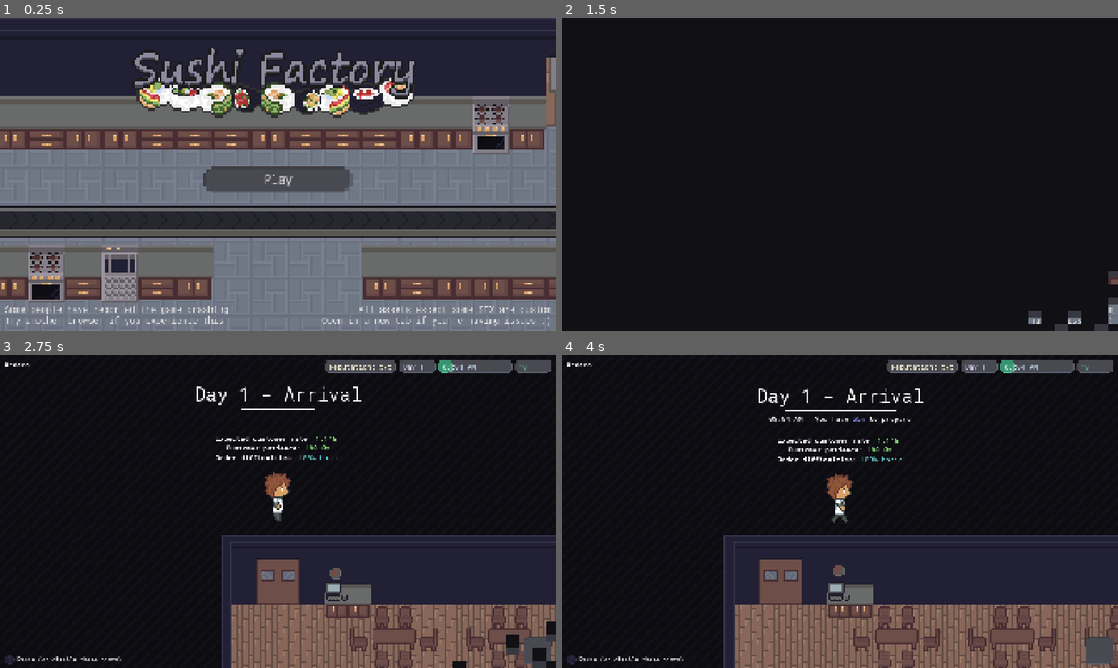
Above: before the commit, frames 1-4 (two rows, left to right).
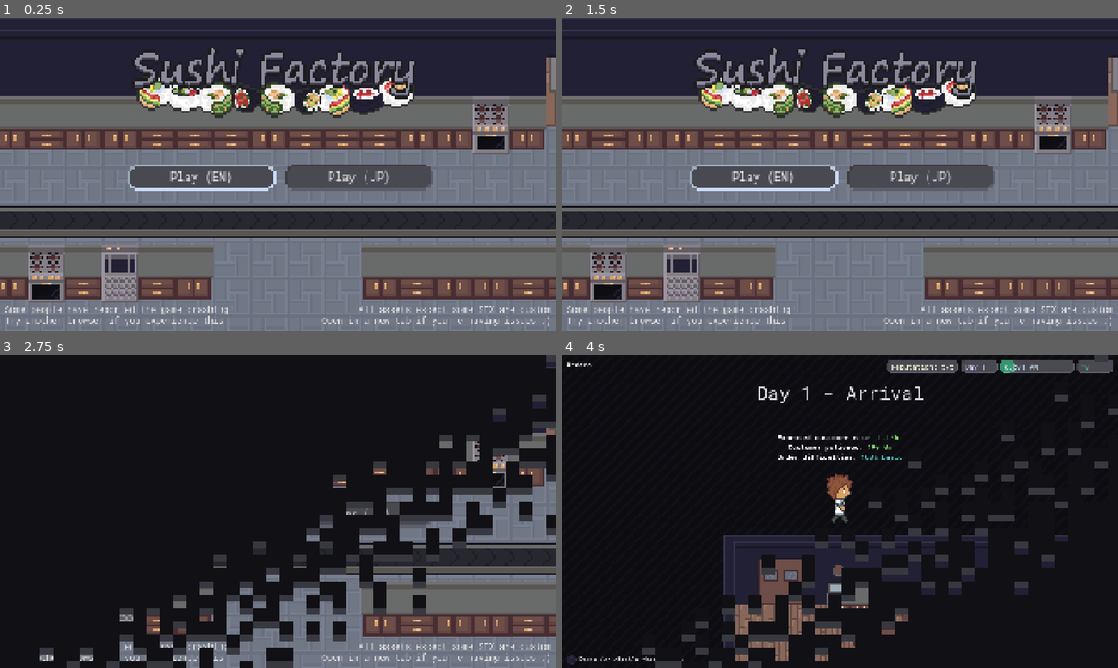
Above: after the commit, the same moments.

Repository: Glitch752/SushiFactory
Game: Godot game, scene res://Menu.tscn
The game is run twice, just before and just after one commit, with the same random seed, the same clock (stepped at 60 frames per second) and the same inputs.
Inputs (mouse positions are in pixels of both pictures, inside the frame that each line leads up to):
- Up to frame 1 (0.25 s): no input
- Up to frame 2 (1.5 s): click (840, 180) at 0.5 s, where only the run before the commit has a clickable "Play"; click (840, 180) at 1.25 s, where only the run before the commit has a clickable "Play"
- Up to frame 3 (2.75 s): click (200, 514) at 2 s, where only the run after the commit has a clickable "Play (EN)"
- Up to frame 4 (4 s): click (762, 514) at 2.75 s, where only the run after the commit has a clickable "Play (EN)"; tap Enter at 3.5 s; move the mouse to (962, 495) at 3.52 s; hold Right (ui_right) from 3.53 s (still down); hold E (interact) from 3.53 s (still down); click (962, 495) at 3.67 s

The runs differ from the first frame. In frame 1, 3.2% of the frame differs, in the area x 23-78%, y 46-56%; in frame 2, 94%, in the area x 0-100%, y 0-100%; in frame 3, 33%; in frame 4, 26%.

Commit message:
Begin implementing better translation mechanisms and UI

Diff:
--- a/Menu.tscn
+++ b/Menu.tscn
@@ -1,9 +1,8 @@
-[gd_scene load_steps=23 format=4 uid="uid://br5jostnw8e3n"]
+[gd_scene load_steps=24 format=4 uid="uid://br5jostnw8e3n"]
 
 [ext_resource type="TileSet" uid="uid://blglo3faygf1b" path="res://world/tiles.tres" id="1_5yleq"]
 [ext_resource type="TileSet" uid="uid://bofref8qw03nk" path="res://world/floor.tres" id="1_cx167"]
 [ext_resource type="Theme" uid="uid://ymm1n4k8ahab" path="res://ui/ui_theme.tres" id="1_dolsu"]
-[ext_resource type="Script" uid="uid://nli2t3pwuw5m" path="res://scripts/menu/play.gd" id="1_uubjt"]
 [ext_resource type="Script" uid="uid://dv3b1k34oph1e" path="res://scripts/menu/menu.gd" id="2_dlksc"]
 [ext_resource type="Script" uid="uid://bhg3uiavjqpp1" path="res://data/item_data.gd" id="3_ktlje"]
 [ext_resource type="Texture2D" uid="uid://eehbl3msp0i5" path="res://images/title.png" id="3_ylpcl"]
@@ -17,6 +16,9 @@
 [ext_resource type="Resource" uid="uid://s8px34jyxmgk" path="res://data/items/dishes/salmon_temaki.tres" id="10_mnkgh"]
 [ext_resource type="TileSet" uid="uid://djhoqnq1m7ccr" path="res://world/automation_underlayer_tiles.tres" id="12_h06ok"]
 [ext_resource type="StyleBox" uid="uid://c758r4iugw48b" path="res://ui/stylebox/9_patch_stylebox_hover.tres" id="13_elwp8"]
+[ext_resource type="Script" uid="uid://bx5uhiyqqw13q" path="res://scripts/menu/play_en.gd" id="16_2qy1q"]
+[ext_resource type="StyleBox" uid="uid://b3j8r1u3k3k2k" path="res://ui/stylebox/9_patch_stylebox_outline.tres" id="16_lwhxt"]
+[ext_resource type="Script" uid="uid://cq8f3ktgsifiq" path="res://scripts/menu/play_jp.gd" id="17_2qy1q"]
 [ext_resource type="Script" uid="uid://cbchu37yjndy5" path="res://scripts/hide_in_build.gd" id="18_n8j1b"]
 
 [sub_resource type="Curve2D" id="Curve2D_dlksc"]
@@ -24,8 +26,6 @@
 "points": PackedVector2Array(0, 0, 0, 0, -776, 688, 0, 0, 0, 0, 2400, 688)
 }
 point_count = 2
-
-[sub_resource type="StyleBoxEmpty" id="StyleBoxEmpty_dlksc"]
 
 [sub_resource type="LabelSettings" id="LabelSettings_elwp8"]
 line_spacing = -3.0
@@ -78,24 +78,44 @@
 grow_horizontal = 2
 grow_vertical = 2
 
-[node name="Button" type="Button" parent="MenuItems"]
-custom_minimum_size = Vector2(256, 46)
+[node name="Buttons" type="HBoxContainer" parent="MenuItems"]
 layout_mode = 1
 anchors_preset = 5
 anchor_left = 0.5
 anchor_right = 0.5
-offset_left = -256.0
-offset_top = 512.0
-offset_bottom = 557.0
+offset_left = -520.0
+offset_top = 504.0
+offset_right = 8.0
+offset_bottom = 550.0
 grow_horizontal = 2
 scale = Vector2(2, 2)
+theme_override_constants/separation = 16
+
+[node name="EnglishPlay" type="Button" parent="MenuItems/Buttons"]
+custom_minimum_size = Vector2(256, 46)
+layout_mode = 2
+focus_neighbor_right = NodePath("../JPPlay")
+focus_next = NodePath("../JPPlay")
 theme_override_styles/normal = ExtResource("4_n4eug")
 theme_override_styles/pressed = ExtResource("13_elwp8")
 theme_override_styles/hover = ExtResource("13_elwp8")
 theme_override_styles/hover_pressed = ExtResource("13_elwp8")
-theme_override_styles/focus = SubResource("StyleBoxEmpty_dlksc")
-text = "Play"
-script = ExtResource("1_uubjt")
+theme_override_styles/focus = ExtResource("16_lwhxt")
+text = "Play (EN)"
+script = ExtResource("16_2qy1q")
+
+[node name="JPPlay" type="Button" parent="MenuItems/Buttons"]
+custom_minimum_size = Vector2(256, 46)
+layout_mode = 2
+focus_neighbor_left = NodePath("../EnglishPlay")
+focus_previous = NodePath("../EnglishPlay")
+theme_override_styles/normal = ExtResource("4_n4eug")
+theme_override_styles/pressed = ExtResource("13_elwp8")
+theme_override_styles/hover = ExtResource("13_elwp8")
+theme_override_styles/hover_pressed = ExtResource("13_elwp8")
+theme_override_styles/focus = ExtResource("16_lwhxt")
+text = "Play (JP)"
+script = ExtResource("17_2qy1q")
 
 [node name="TextureRect" type="TextureRect" parent="MenuItems"]
 custom_minimum_size = Vector2(1024, 0)
@@ -166,4 +186,7 @@
 [node name="Timer" type="Timer" parent="."]
 one_shot = true
 
-[connection signal="pressed" from="MenuItems/Button" to="MenuItems/Button" method="_on_pressed"]
+[connection signal="focus_entered" from="MenuItems/Buttons/EnglishPlay" to="MenuItems/Buttons/EnglishPlay" method="_on_focus_entered"]
+[connection signal="pressed" from="MenuItems/Buttons/EnglishPlay" to="MenuItems/Buttons/EnglishPlay" method="_on_pressed"]
+[connection signal="focus_entered" from="MenuItems/Buttons/JPPlay" to="MenuItems/Buttons/JPPlay" method="_on_focus_entered"]
+[connection signal="pressed" from="MenuItems/Buttons/JPPlay" to="MenuItems/Buttons/JPPlay" method="_on_pressed"]
--- a/project.godot
+++ b/project.godot
@@ -33,6 +33,7 @@
 SoundManager="*res://ui/audio/SoundManager.tscn"
 InputTargetSingleton="*res://scripts/input_target_singleton.gd"
 InputSettingsSingleton="*res://scripts/input_settings_singleton.gd"
+LocalizationSingleton="*res://scripts/localization_singleton.gd"
 
 [display]
 
@@ -43,12 +44,14 @@
 
 [editor_plugins]
 
-enabled=PackedStringArray("res://addons/godot_super-wakatime/plugin.cfg")
+enabled=PackedStringArray("res://addons/godot_super-wakatime/plugin.cfg", "res://addons/resource_translation/plugin.cfg")
 
 [file_customization]
 
 folder_colors={
+"res://addons/": "purple",
 "res://data/": "orange",
+"res://localization/": "red",
 "res://world/interactable/": "teal"
 }
 
--- a/scripts/localization_singleton.gd
+++ b/scripts/localization_singleton.gd
@@ -3,11 +3,31 @@
 # See https://docs.godotengine.org/en/stable/tutorials/i18n/internationalizing_games.html
 
 func _ready():
-    var language = "automatic"
-    # TODO: load language from the user settings file
+    var config = ConfigFile.new()
+    var err = config.load("user://locale.cfg")
+    if err != OK:
+        return
+
+    var language = config.get_value("locale", "language", "automatic")
 
     if language == "automatic":
         var preferred_language = OS.get_locale_language()
         TranslationServer.set_locale(preferred_language)
     else:
         TranslationServer.set_locale(language)
+
+func set_lang(lang: String):
+    var config = ConfigFile.new()
+    var err = config.load("user://locale.cfg")
+    if err != OK:
+        return
+
+    config.set_value("locale", "language", lang)
+    TranslationServer.set_locale(lang)
+
+    err = config.save("user://locale.cfg")
+    if err != OK:
+        push_error("Failed to save audio settings config: %s" % err)
+
+func get_lang() -> String:
+    return TranslationServer.get_locale()
--- /dev/null
+++ b/scripts/menu/play_en.gd
@@ -0,0 +1,12 @@
+extends "res://scripts/menu/play.gd"
+
+func _ready() -> void:
+    self.grab_focus()
+
+func _on_pressed():
+    LocalizationSingleton.set_lang("en")
+
+    super._on_pressed()
+
+func _on_focus_entered() -> void:
+    LocalizationSingleton.set_lang("en")
--- /dev/null
+++ b/scripts/menu/play_jp.gd
@@ -0,0 +1,10 @@
+extends "res://scripts/menu/play.gd"
+
+func _on_pressed():
+    LocalizationSingleton.set_lang("jp")
+
+    super._on_pressed()
+
+
+func _on_focus_entered() -> void:
+    LocalizationSingleton.set_lang("jp")
--- a/ui/PauseMenu.tscn
+++ b/ui/PauseMenu.tscn
@@ -1,15 +1,17 @@
-[gd_scene load_steps=20 format=3 uid="uid://gmrv4ovv1fq0"]
+[gd_scene load_steps=21 format=3 uid="uid://gmrv4ovv1fq0"]
 
 [ext_resource type="Theme" uid="uid://ymm1n4k8ahab" path="res://ui/ui_theme.tres" id="1_4dg4t"]
 [ext_resource type="Script" uid="uid://dancm2u6bhbq4" path="res://ui/pause_menu.gd" id="1_c7v6e"]
 [ext_resource type="Shader" uid="uid://bhd3gvbbuqjif" path="res://ui/ShaderSceneTransition.gdshader" id="2_1q10k"]
 [ext_resource type="Texture2D" uid="uid://blriyr5uejhx4" path="res://ui/blueNoise.png" id="3_4dg4t"]
 [ext_resource type="StyleBox" uid="uid://c758r4iugw48b" path="res://ui/stylebox/9_patch_stylebox_hover.tres" id="6_afaem"]
+[ext_resource type="StyleBox" uid="uid://b3j8r1u3k3k2k" path="res://ui/stylebox/9_patch_stylebox_outline.tres" id="7_0ove7"]
 [ext_resource type="AudioStream" uid="uid://dmi8wkhxqhbrf" path="res://audio/whoosh2.wav" id="7_afaem"]
 [ext_resource type="Script" uid="uid://2ni33kxahdd" path="res://ui/volume_slider_list.gd" id="7_b11fi"]
 [ext_resource type="StyleBox" uid="uid://mn6godbulh05" path="res://ui/stylebox/9_patch_stylebox.tres" id="7_bsjxr"]
 [ext_resource type="PackedScene" uid="uid://c6dlmehfa5ywo" path="res://ui/VolumeSlider.tscn" id="7_n75p4"]
 [ext_resource type="AudioStream" uid="uid://b3a7gu6twwr6p" path="res://audio/whoosh1.wav" id="8_bsjxr"]
+[ext_resource type="Script" uid="uid://cj7uy5fa0moxc" path="res://ui/language_selector.gd" id="8_ve3nr"]
 [ext_resource type="Texture2D" uid="uid://b02ohdpy8bvpa" path="res://images/grabberChecked.png" id="9_eie8p"]
 [ext_resource type="Texture2D" uid="uid://d0qu2egg736ts" path="res://images/grabber.png" id="10_rvv25"]
 [ext_resource type="Script" uid="uid://rnxomk8eaak8" path="res://ui/control_bind_hint_checkbox.gd" id="11_rvv25"]
@@ -29,15 +31,13 @@
 [sub_resource type="LabelSettings" id="LabelSettings_1q10k"]
 font_size = 48
 
-[sub_resource type="StyleBoxEmpty" id="StyleBoxEmpty_fdrbn"]
-
 [sub_resource type="LabelSettings" id="LabelSettings_afaem"]
 font_size = 24
 
+[sub_resource type="StyleBoxEmpty" id="StyleBoxEmpty_fdrbn"]
+
 [sub_resource type="LabelSettings" id="LabelSettings_n75p4"]
 font_size = 40
-
-[sub_resource type="StyleBoxEmpty" id="StyleBoxEmpty_0ove7"]
 
 [node name="PauseMenu" type="Control"]
 process_mode = 3
@@ -89,7 +89,7 @@
 theme_override_styles/pressed = ExtResource("6_afaem")
 theme_override_styles/hover = ExtResource("6_afaem")
 theme_override_styles/hover_pressed = ExtResource("6_afaem")
-theme_override_styles/focus = SubResource("StyleBoxEmpty_fdrbn")
+theme_override_styles/focus = ExtResource("7_0ove7")
 
 [node name="MarginContainer" type="MarginContainer" parent="PauseContent/VBoxContainer/ReturnButton"]
 layout_mode = 1
@@ -110,8 +110,77 @@
 text = "Resume"
 label_settings = SubResource("LabelSettings_afaem")
 
+[node name="LanguageSelector" type="HBoxContainer" parent="PauseContent/VBoxContainer"]
+custom_minimum_size = Vector2(512, 0)
+layout_mode = 2
+size_flags_horizontal = 0
+script = ExtResource("8_ve3nr")
+
+[node name="ENLangButton" type="Button" parent="PauseContent/VBoxContainer/LanguageSelector"]
+custom_minimum_size = Vector2(0, 48)
+layout_mode = 2
+size_flags_horizontal = 3
+theme_override_font_sizes/font_size = 24
+theme_override_styles/normal = ExtResource("7_bsjxr")
+theme_override_styles/pressed = ExtResource("6_afaem")
+theme_override_styles/hover = ExtResource("6_afaem")
+theme_override_styles/hover_pressed = ExtResource("6_afaem")
+theme_override_styles/disabled = ExtResource("6_afaem")
+theme_override_styles/focus = ExtResource("7_0ove7")
+
+[node name="MarginContainer" type="MarginContainer" parent="PauseContent/VBoxContainer/LanguageSelector/ENLangButton"]
+layout_mode = 1
+anchors_preset = 15
+anchor_right = 1.0
+anchor_bottom = 1.0
+offset_left = -1.0
+offset_right = -1.0
+grow_horizontal = 2
+grow_vertical = 2
+theme_override_constants/margin_left = 24
+theme_override_constants/margin_top = 4
+theme_override_constants/margin_right = 24
+theme_override_constants/margin_bottom = 4
+
+[node name="Label" type="Label" parent="PauseContent/VBoxContainer/LanguageSelector/ENLangButton/MarginContainer"]
+layout_mode = 2
+text = "English"
+label_settings = SubResource("LabelSettings_afaem")
+
+[node name="JPLangButton" type="Button" parent="PauseContent/VBoxContainer/LanguageSelector"]
+custom_minimum_size = Vector2(0, 48)
+layout_mode = 2
+size_flags_horizontal = 3
+focus_mode = 0
+theme_override_font_sizes/font_size = 24
+theme_override_styles/normal = ExtResource("7_bsjxr")
+theme_override_styles/pressed = ExtResource("6_afaem")
+theme_override_styles/hover = ExtResource("6_afaem")
+theme_override_styles/hover_pressed = ExtResource("6_afaem")
+theme_override_styles/disabled = ExtResource("6_afaem")
+theme_override_styles/focus = ExtResource("7_0ove7")
+disabled = true
+
+[node name="MarginContainer" type="MarginContainer" parent="PauseContent/VBoxContainer/LanguageSelector/JPLangButton"]
+layout_mode = 1
+anchors_preset = 15
+anchor_right = 1.0
+anchor_bottom = 1.0
+offset_left = -1.0
+offset_right = -1.0
+grow_horizontal = 2
+grow_vertical = 2
+theme_override_constants/margin_left = 24
+theme_override_constants/margin_top = 4
+theme_override_constants/margin_right = 24
+theme_override_constants/margin_bottom = 4
+
+[node name="Label" type="Label" parent="PauseContent/VBoxContainer/LanguageSelector/JPLangButton/MarginContainer"]
+layout_mode = 2
+text = "JP"
+label_settings = SubResource("LabelSettings_afaem")
+
 [node name="OptionsButton" type="Button" parent="PauseContent/VBoxContainer"]
-unique_name_in_owner = true
 visible = false
 custom_minimum_size = Vector2(512, 48)
 layout_mode = 2
@@ -196,7 +265,7 @@
 layout_mode = 2
 theme_override_constants/h_separation = 16
 theme_override_font_sizes/font_size = 24
-theme_override_styles/focus = SubResource("StyleBoxEmpty_0ove7")
+theme_override_styles/focus = ExtResource("7_0ove7")
 theme_override_icons/checked = ExtResource("9_eie8p")
 theme_override_icons/unchecked = ExtResource("10_rvv25")
 button_pressed = true
@@ -212,3 +281,6 @@
 stream = ExtResource("8_bsjxr")
 pitch_scale = 0.71
 bus = &"UI"
+
+[connection signal="pressed" from="PauseContent/VBoxContainer/LanguageSelector/ENLangButton" to="PauseContent/VBoxContainer/LanguageSelector" method="_on_en_lang_button_pressed"]
+[connection signal="pressed" from="PauseContent/VBoxContainer/LanguageSelector/JPLangButton" to="PauseContent/VBoxContainer/LanguageSelector" method="_on_jp_lang_button_pressed"]
--- a/ui/VolumeSlider.tscn
+++ b/ui/VolumeSlider.tscn
@@ -1,10 +1,11 @@
-[gd_scene load_steps=9 format=3 uid="uid://c6dlmehfa5ywo"]
+[gd_scene load_steps=10 format=3 uid="uid://c6dlmehfa5ywo"]
 
 [ext_resource type="Texture2D" uid="uid://d0qu2egg736ts" path="res://images/grabber.png" id="1_6tmi3"]
 [ext_resource type="Script" uid="uid://dorjx2rnh7i3i" path="res://ui/volume_slider.gd" id="1_cwpen"]
 [ext_resource type="Texture2D" uid="uid://d3i4vfsll4tmw" path="res://images/grabberHover.png" id="2_cwpen"]
 [ext_resource type="Texture2D" uid="uid://drgceobi7wre4" path="res://images/grabberBackground.png" id="3_dchup"]
 [ext_resource type="Texture2D" uid="uid://4w5ist7m37th" path="res://images/grabberGreen.png" id="4_b6j2y"]
+[ext_resource type="Script" uid="uid://cblsjcauj14ut" path="res://ui/focused_slider_controls.gd" id="6_dchup"]
 
 [sub_resource type="LabelSettings" id="LabelSettings_eie8p"]
 font_size = 24
@@ -40,7 +41,7 @@
 
 [node name="Label" type="Label" parent="."]
 layout_mode = 2
-text = "Music volume"
+text = "Master volume: 100%"
 label_settings = SubResource("LabelSettings_eie8p")
 
 [node name="Slider" type="HSlider" parent="."]
@@ -54,3 +55,6 @@
 max_value = 1.0
 step = 0.0
 value = 0.35
+script = ExtResource("6_dchup")
+
+[connection signal="gui_input" from="Slider" to="Slider" method="_on_gui_input"]
--- /dev/null
+++ b/ui/focused_slider_controls.gd
@@ -0,0 +1,9 @@
+extends HSlider
+
+func _on_gui_input(event: InputEvent) -> void:
+    # TODO: This deserves some polish like autorepeat but is good enough for now
+    if event.is_action_pressed("ui_left"):
+        value -= max_value / 10
+    elif event.is_action_pressed("ui_right"):
+        value += max_value / 10
+    value = clamp(value, 0, max_value)
--- /dev/null
+++ b/ui/language_selector.gd
@@ -0,0 +1,24 @@
+extends HBoxContainer
+
+
+func _on_en_lang_button_pressed() -> void:
+    LocalizationSingleton.set_lang("en")
+    update_lang_buttons()
+
+    $ENLangButton.grab_focus()
+
+func _on_jp_lang_button_pressed() -> void:
+    LocalizationSingleton.set_lang("jp")
+    update_lang_buttons()
+
+    $JPLangButton.grab_focus()
+
+func update_lang_buttons():
+    var lang = LocalizationSingleton.get_lang()
+    print(lang)
+
+    $ENLangButton.disabled = lang == "en_US"
+    $JPLangButton.disabled = lang == "jp"
+
+    $ENLangButton.focus_mode = FocusMode.FOCUS_NONE if $ENLangButton.disabled else FocusMode.FOCUS_ALL
+    $JPLangButton.focus_mode = FocusMode.FOCUS_NONE if $JPLangButton.disabled else FocusMode.FOCUS_ALL
--- a/ui/pause_menu.gd
+++ b/ui/pause_menu.gd
@@ -23,6 +23,8 @@
 func pause(duration = 0.75):
     if animating:
         return
+
+    $%ReturnButton.grab_focus.call_deferred()
 
     paused = true
     animating = true
--- /dev/null
+++ b/ui/stylebox/9_patch_stylebox_outline.tres
@@ -0,0 +1,14 @@
+[gd_resource type="StyleBoxTexture" load_steps=2 format=3 uid="uid://b3j8r1u3k3k2k"]
+
+[ext_resource type="Texture2D" uid="uid://m8th1cv0kxwr" path="res://images/outline9tile.png" id="1_nff2o"]
+
+[resource]
+content_margin_left = 0.0
+content_margin_top = 0.0
+content_margin_right = 0.0
+content_margin_bottom = 0.0
+texture = ExtResource("1_nff2o")
+texture_margin_left = 12.0
+texture_margin_top = 12.0
+texture_margin_right = 12.0
+texture_margin_bottom = 12.0
--- a/world/interactable/computer/ComputerAppWindow.tscn
+++ b/world/interactable/computer/ComputerAppWindow.tscn
@@ -63,6 +63,7 @@
 offset_right = -16.0
 offset_bottom = 27.0
 grow_horizontal = 0
+focus_mode = 1
 icon = SubResource("AtlasTexture_g87qx")
 flat = true
 expand_icon = true
--- a/world/interactable/computer/cursor_emulator.gd
+++ b/world/interactable/computer/cursor_emulator.gd
@@ -1,5 +1,3 @@
-@tool
-
 extends TransformContainer
 
 var cursor_velocity: Vector2 = Vector2.ZERO
Not shown, added: addons/resource_translation/parser_plugin.gd
Not shown, added: addons/resource_translation/parser_plugin.gd.uid
Not shown, added: addons/resource_translation/plugin.cfg
Not shown, added: addons/resource_translation/resource_translation.gd
Not shown, added: addons/resource_translation/resource_translation.gd.uid
Binary file changed: art/9tile.aseprite
Binary file added: images/outline9tile.png
Not shown, added: images/outline9tile.png.import
Not shown, added: scripts/menu/play_en.gd.uid
Not shown, added: scripts/menu/play_jp.gd.uid
Not shown, added: ui/focused_slider_controls.gd.uid
Not shown, added: ui/language_selector.gd.uid
